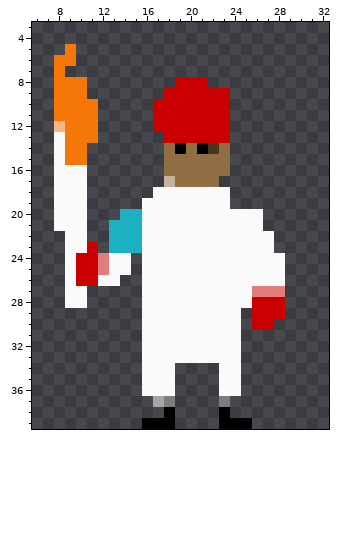
Pixel-art sprite, stored at src/main/resources/NPC21.png. Above is the file before it was changed.
Colours within 5 levels of each other are drawn and written as one. Shown: x 6..32, y 3..39.
And afterwards:
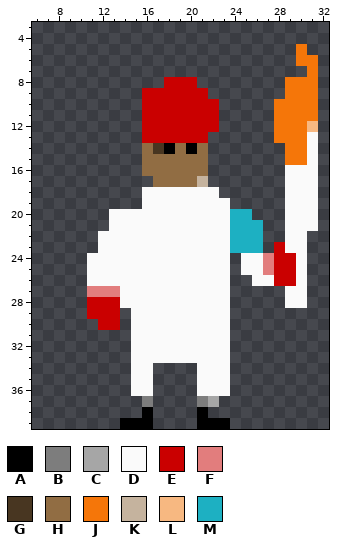
Palette (. is transparent): A #000000  B #7d7d7d  C #a6a6a6  D #fafafa  E #ca0000  F #e27d7d  G #483621  H #916d43  J #f57609  K #c5b39e  L #f7b881  M #1db0c2
Change:
file 120x120 -> 40x40 pixels (blocks of 3x3 -> 1x1; one block is one cell here)
y 5: x 9 J -> .; x 30 . -> J
y 6: x 8..9 JJ -> ..; x 30..31 .. -> JJ
y 7: x 8 J -> .; x 31 . -> J
y 8: x 8..10 JJJ -> ...; x 18 . -> E; x 21 E -> .; x 29..31 ... -> JJJ
y 9: x 8..10 JJJ -> ...; x 16..17 .. -> EE; x 22..23 EE -> ..; x 29..31 ... -> JJJ
y 10..11: x 8..11 JJJJ -> ....; x 16 . -> E; x 23 E -> .; x 28..31 .... -> JJJJ
y 12: x 8..11 LJJJ -> ....; x 16 . -> E; x 23 E -> .; x 28..31 .... -> JJJL
y 13: x 8..11 DJJJ -> ....; x 16..17 .. -> EE; x 22..23 EE -> ..; x 28..31 .... -> JJJD
y 14: x 8..10 DJJ -> ...; x 16..23 ..HAHAGH -> HGAHAH..; x 29..31 ... -> JJD
y 15: x 8..10 DJJ -> ...; x 16..17 .. -> HH; x 22..23 HH -> ..; x 29..31 ... -> JJD
y 16: x 8..10 DDD -> ...; x 16..17 .. -> HH; x 22..23 HH -> ..; x 29..31 ... -> DDD
y 17: x 8..10 DDD -> ...; x 17..18 .K -> HH; x 21..22 HH -> K.; x 29..31 ... -> DDD
y 18: x 8..10 DDD -> ...; x 16 . -> D; x 23 D -> .; x 29..31 ... -> DDD
y 19: x 8..10 DDD -> ...; x 29..31 ... -> DDD
y 20: x 8..10 DDD -> ...; x 13..15 .MM -> DDD; x 24..26 DDD -> MM.; x 29..31 ... -> DDD
y 21: x 8..10 DDD -> ...; x 13..15 MMM -> DDD; x 24..26 DDD -> MMM; x 29..31 ... -> DDD
y 22: x 9..10 DD -> ..; x 12..15 .MMM -> DDDD; x 24..27 DDDD -> MMM.; x 29..30 .. -> DD
y 23: x 9..15 DDE.MMM -> ...DDDD; x 24..30 DDDD... -> MMM.EDD
y 24..25: x 9..12 DEEF -> ..DD; x 15 . -> D; x 24 D -> .; x 27..30 DD.. -> FEED
y 26: x 9..11 DEE -> ..D; x 14..15 .. -> DD; x 24..25 DD -> ..; x 28..30 D.. -> EED
y 27: x 9..15 DD..... -> ..FFFDD; x 24..30 DDFFF.. -> .....DD
y 28: x 9..15 DD..... -> ..EEEDD; x 24..30 DDEEE.. -> .....DD
y 29: x 11..13 ... -> EEE; x 15 . -> D; x 24 D -> .; x 26..28 EEE -> ...
y 30: x 12..13 .. -> EE; x 15 . -> D; x 24 D -> .; x 26..27 EE -> ..
y 31..33: x 15 . -> D; x 24 D -> .
y 34..36: x 15 . -> D; x 17..18 DD -> ..; x 21..22 .. -> DD; x 24 D -> .
y 37: x 16..18 .CB -> B..; x 21..23 ..B -> BC.
y 38: x 16 . -> A; x 18 A -> .; x 21 . -> A; x 23 A -> .
y 39: x 14..15 .. -> AA; x 17..18 AA -> ..; x 21..22 .. -> AA; x 24..25 AA -> ..
Where, in picture pixels (left, top, right, bottom), the same in both pictures:
changed: (54, 44, 318, 429)
